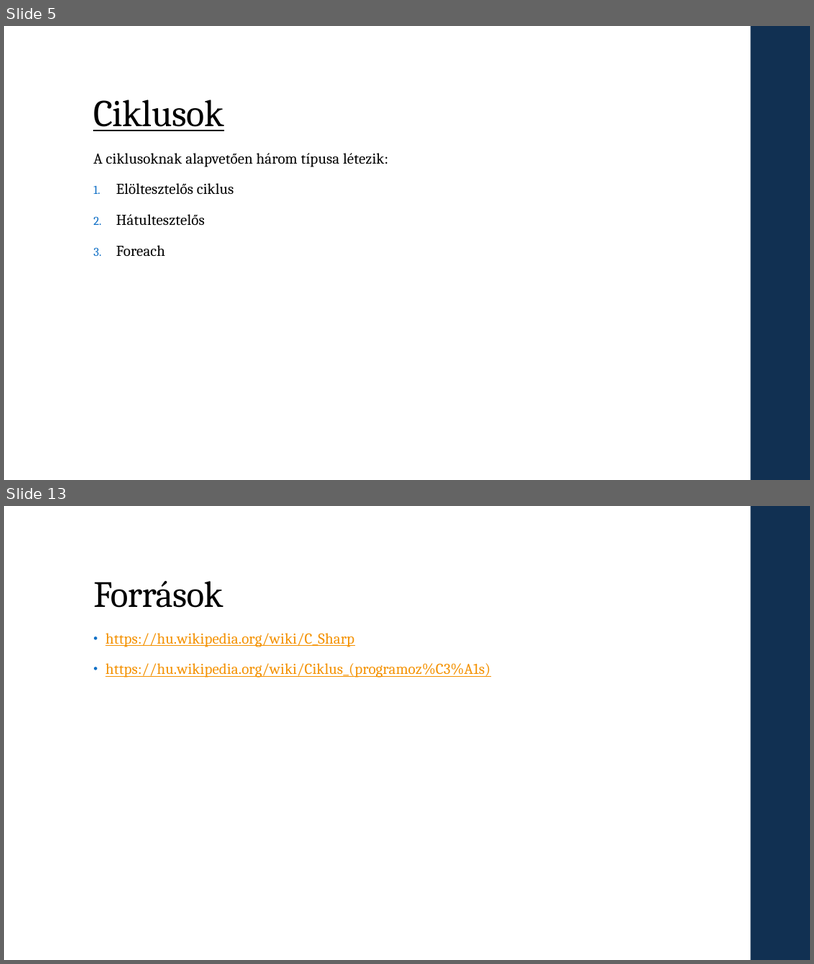
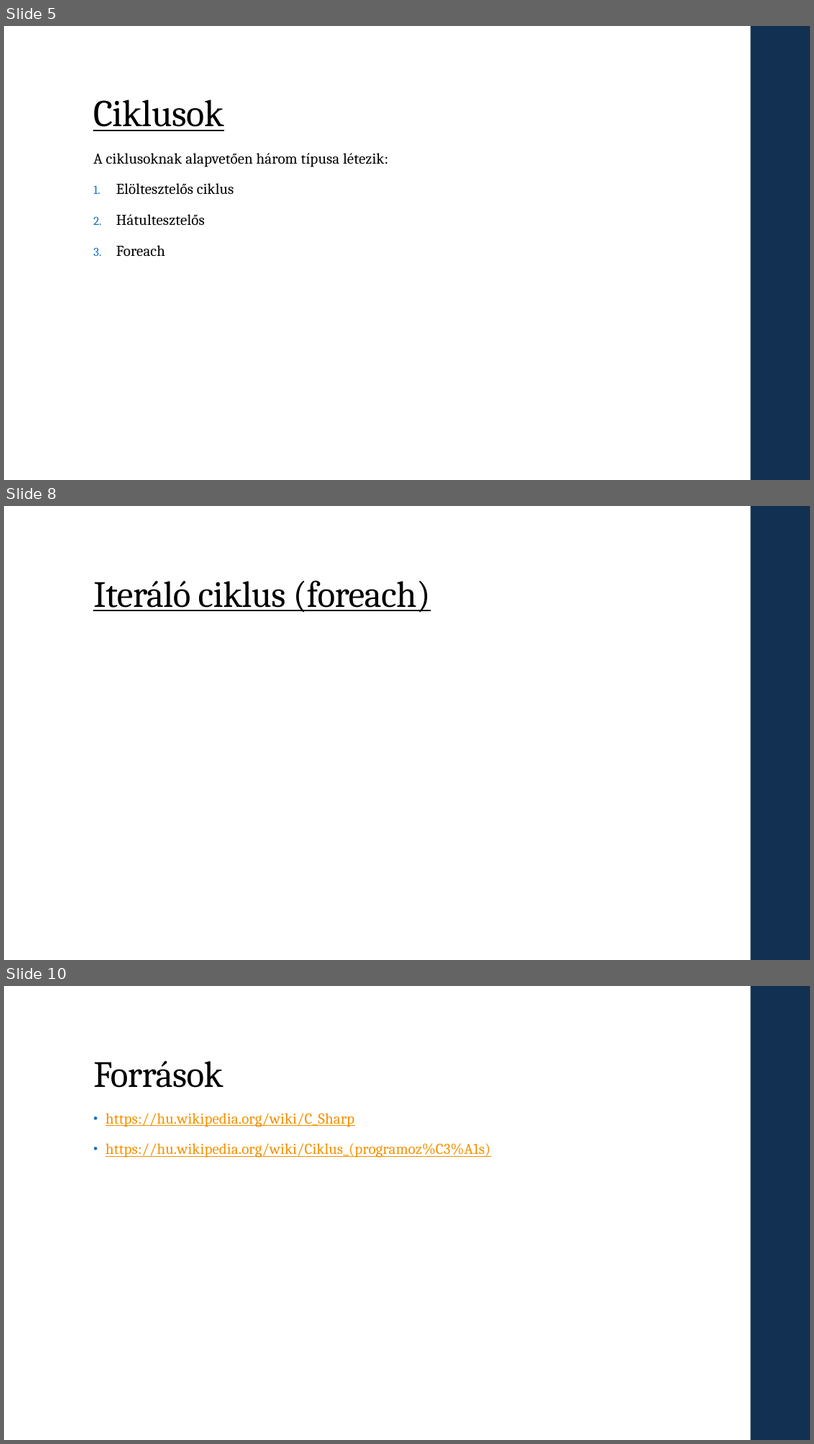
Before and after one commit to dudaslevente/Paprika, a slide deck: Beadandó.pptx. Shown one above the other, each under a label of ours: slides 5 and 13 before the commit, slides 5, 8 and 10 after it; the slides between them are not shown. The pictures are 814x964 and 814x1444 pixels, drawn with LibreOffice and Linux fonts; fonts in the diff are those of the drawing. Boxes give left, top, right and bottom in pixels: in the first picture for what was removed or moved away, otherwise in the second. Text is boxed around its words. In the diff, an @@ line names an element or a change of style, - is before the commit and + after.

```diff
--- a/Beadandó.pptx
+++ b/Beadandó.pptx
@@ slide 8 added at bbox=[4, 506, 810, 960], background #FFFFFF; not listed: 1 template element that a slide beside it also shows @@
@@ title added at bbox=[93, 580, 431, 612], 44 pt, text #000000, underline @@
+Iteráló ciklus (foreach)
@@ what was slide 13 is now slide 10 @@
```
Also in this commit, not shown: 3 other slides added, 6 slides removed.
